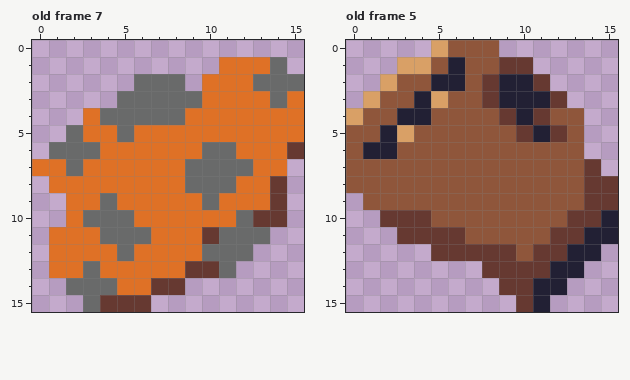
Pixel-art file, stored at Assets/Icons.aseprite. Above: the version before the commit.
16x16 pixels, 17 frames. Colours within 5 levels of each other are drawn and written as one. Shown: old frame 7, old frame 5. The commit also changed other frames, which this record leaves out.
The result:
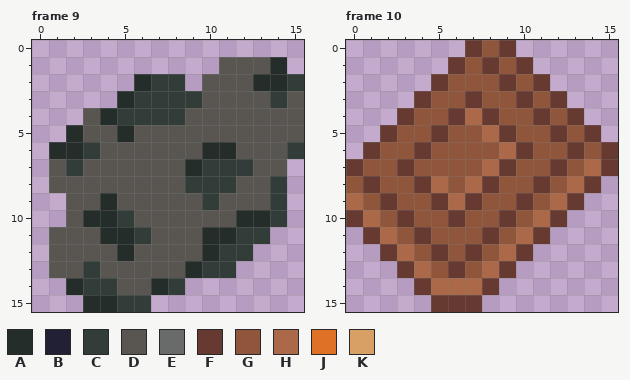
Palette (. is transparent): A #252d2a  B #222034  C #323c39  D #595652  E #696a6a  F #663931  G #8f563b  H #ac6949  J #df7126  K #d9a066
A new or re-ordered frame is compared with the old frame closest to it.
From old to new:
frames 17 -> 21
--- frame 9 is new; against old frame 7, layer "First"
@@ x 0..15 @@
  0 ................
- 1 ...........JJJE.
- 2 ......EEE.JJJEEE
- 3 .....EEEEEJJJJEJ
- 4 ...JEEEEEJJJJJJJ
- 5 ..EJJEJJJJJJJJJJ
- 6 .EEEJJJJJJEEJJJF
- 7 JJEJJJJJJEEEEJJ.
- 8 .JJJJJJJJEEEJJF.
- 9 ..JJEJJJJJEJJJF.
-10 ..JEEEJJJJJJEFF.
-11 .JJJEEEJJJFEEE..
-12 .JJJJEJJJJEEE...
-13 .JJEJJJJJFFE....
-14 ..EEEJJFF.......
-15 ...EFFF.........
+ 1 ...........DDDA.
+ 2 ......ACC.DDDAAC
+ 3 .....ACCCCDDDDCD
+ 4 ...DACCCCDDDDDDD
+ 5 ..ADDADDDDDDDDDD
+ 6 .AACDDDDDDAADDDC
+ 7 .DCDDDDDDACCCDD.
+ 8 .DDDDDDDDCCCDDC.
+ 9 ..DDADDDDDCDDDC.
+10 ..DAACDDDDDDAAC.
+11 .DDDAACDDDAACC..
+12 .DDDDADDDDACC...
+13 .DDCDDDDDACC....
+14 ..ACCDDAC.......
+15 ...AACC.........
--- frame 10 is new; against old frame 5, layer "First"
@@ x 0..15 @@
- 0 .....KGGG.......
- 1 ...KKGBGGFF.....
- 2 ..KGGBBGFBBF....
- 3 .KGGBKGGFBBBF...
- 4 KGGBBGGGGFBFGG..
- 5 GGBKGGGGGGFBFG..
- 6 GBBGGGGGGGGGGG..
- 7 GGGGGGGGGGGGGGF.
- 8 GGGGGGGGGGGGGGFF
- 9 .GGGGGGGGGGGGGFF
-10 ..FFFGGGGGGGGFFB
-11 ...FFFFGGGGGFFBB
-12 .....FFFFFGFFBB.
-13 ........FFFFBB..
-14 .........FFBB...
-15 ..........FB....
+ 0 .......FGF......
+ 1 ......FGFGF.....
+ 2 .....FGGGFGF....
+ 3 ....FGGFGGFGF...
+ 4 ...FGGFHFGGFGF..
+ 5 ..FGGFGGHFGGFGF.
+ 6 .FGGFGGGGHFGGFGF
+ 7 FGGFGGGGHFGGFGHF
+ 8 GFGGFHGHFGGFGHF.
+ 9 HGFGGFHFGGFGHF..
+10 FHGFGGFGGFGHF...
+11 .FHGFGGGFGHF....
+12 ..FHGFGFGHF.....
+13 ...FHGFGHF......
+14 ....FHHHF.......
+15 .....FFF........
